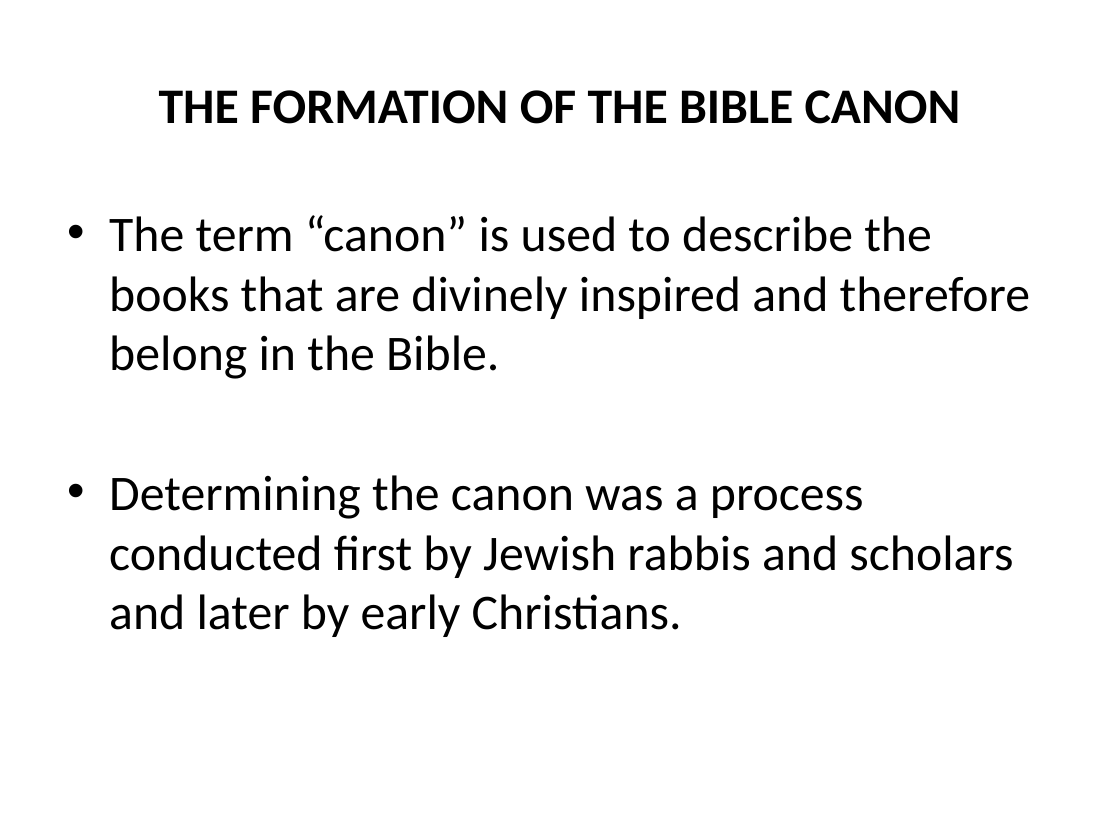
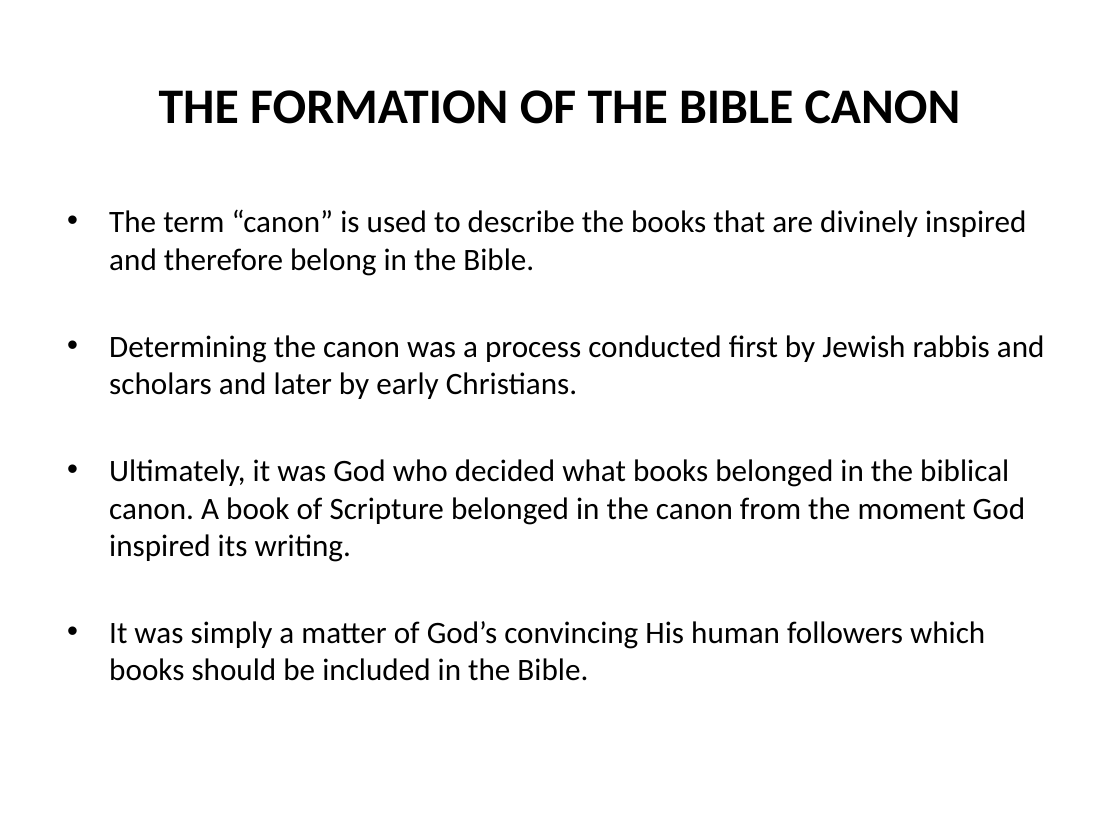
Before and after one commit to mutanganajoseph/Documents, a slide deck: slide 54 of auca/sem-1/intro-to-Bible-study/1 intro to Bible study Notes.pptx (slide 57 before the commit). Drawn at 1120x840 pixels with LibreOffice and Linux fonts; fonts in the diff are those of the drawing. Boxes give left, top, right and bottom in pixels: in the first picture for what was removed or moved away, otherwise in the second. Text is boxed around its words. In the diff, an @@ line names an element or a change of style, - is before the commit and + after.

```diff
--- a/auca/sem-1/intro-to-Bible-study/1 intro to Bible study Notes.pptx
+++ b/auca/sem-1/intro-to-Bible-study/1 intro to Bible study Notes.pptx
@@ text at box(109, 209, 1045, 399): size 32 to 20 pt in "The term “canon” is used to describe ...", "Determining the canon was a process conducted ..."; less space between paragraphs @@
@@ text at box(109, 459, 1025, 681): paragraphs added @@
+• Ultimately, it was God who decided what books belonged in the biblical canon. A book of Scripture belonged in the canon from the moment God inspired its writing.
+• It was simply a matter of God’s convincing His human followers which books should be included in the Bible.
```
Also in this commit, not shown: 39 other slides changed, 8 slides removed, 1 other file.
